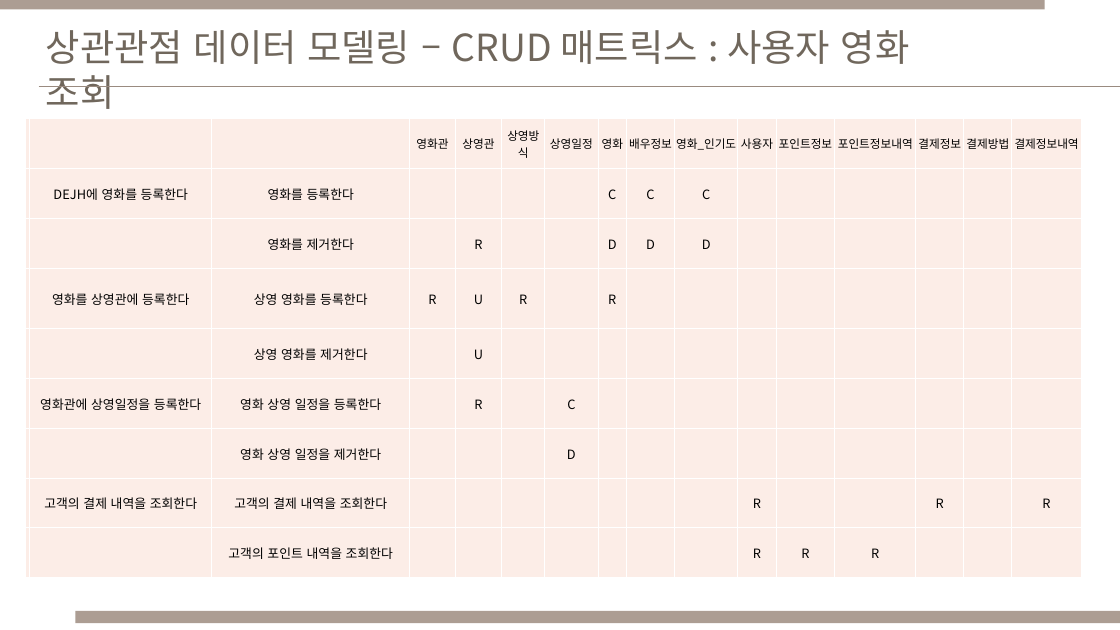
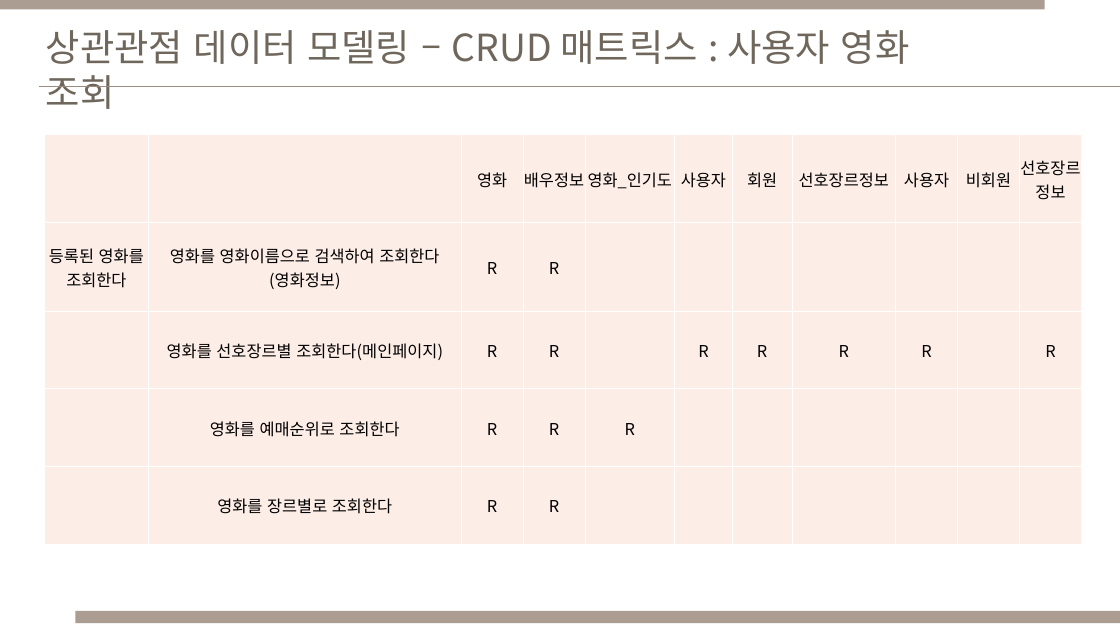
Before and after one commit to Cinema-System/My-Cinema, a slide deck: slide 20 of 중간발표/데이터베이스설계_중간발표_DEJH_모델링별.pptx. Drawn at 1120x630 pixels with LibreOffice and Linux fonts; fonts in the diff are those of the drawing. Boxes give left, top, right and bottom in pixels: in the first picture for what was removed or moved away, otherwise in the second. Text is boxed around its words. In the diff, an @@ line names an element or a change of style, - is before the commit and + after.

Commit message:
대본 정보 update

```diff
--- a/중간발표/데이터베이스설계_중간발표_DEJH_모델링별.pptx
+++ b/중간발표/데이터베이스설계_중간발표_DEJH_모델링별.pptx
@@ table at <box>45,134,1083,544</box> @@
- |  |  | 영화관 | 상영관 | 상영방식 | 상영일정 | 영화 | 배우정보 | 영화_인기도 | 사용자 | 포인트정보 | 포인트정보내역 | 결제정보 | 결제방법 | 결제정보내역
- | DEJH에 영화를 등록한다 | 영화를 등록한다 |  |  |  |  | C | C | C |  |  |  |  |  | 
- |  | 영화를 제거한다 |  | R |  |  | D | D | D |  |  |  |  |  | 
- | 영화를 상영관에 등록한다 | 상영 영화를 등록한다 | R | U | R |  | R |  |  |  |  |  |  |  | 
- |  | 상영 영화를 제거한다 |  | U |  |  |  |  |  |  |  |  |  |  | 
- | 영화관에 상영일정을 등록한다 | 영화 상영 일정을 등록한다 |  | R |  | C |  |  |  |  |  |  |  |  | 
- |  | 영화 상영 일정을 제거한다 |  |  |  | D |  |  |  |  |  |  |  |  | 
- | 고객의 결제 내역을 조회한다 | 고객의 결제 내역을 조회한다 |  |  |  |  |  |  |  | R |  |  | R |  | R
- |  | 고객의 포인트 내역을 조회한다 |  |  |  |  |  |  |  | R | R | R |  |  | 
+ |  | 영화 | 배우정보 | 영화_인기도 | 사용자 | 회원 | 선호장르정보 | 사용자 | 비회원 | 선호장르정보
+등록된 영화를 조회한다 | 영화를 영화이름으로 검색하여 조회한다(영화정보) | R | R |  |  |  |  |  |  | 
+ | 영화를 선호장르별 조회한다(메인페이지) | R | R |  | R | R | R | R |  | R
+ | 영화를 예매순위로 조회한다 | R | R | R |  |  |  |  |  | 
+ | 영화를 장르별로 조회한다 | R | R |  |  |  |  |  |  | 
@@ table: place and size @@
-table at <box>25,118,1082,578</box>
+table at <box>45,134,1083,544</box>
```
Also in this commit, not shown: 3 other slides changed, 2 other files.
